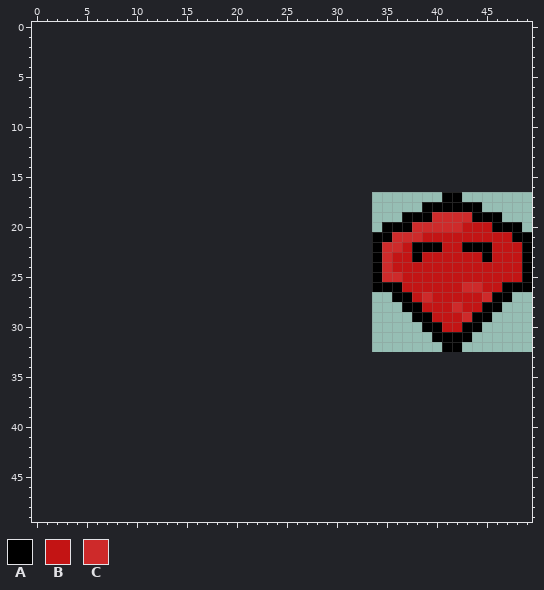
Pixel-art sprite: images/Heart.png. Above is the file before it was changed.
The file is 16x16 pixels. The old version is drawn lined up with the new one, on the new canvas.
Palette (. is transparent): A #000000  B #c31414  C #ce2a2a
Pixels before (only the part around the change), first column x 0:
 0 ..................................................
 1 ..................................................
 2 ..................................................
 3 ..................................................
 4 ..................................................
 5 ..................................................
 6 ..................................................
 7 ..................................................
 8 ..................................................
 9 ..................................................
10 ..................................................
11 ..................................................
12 ..................................................
13 ..................................................
14 ..................................................
15 ..................................................
16 ..................................................
17 .........................................AA.......
18 .......................................AAAAAA.....
19 .....................................AAACCCCAAA...
20 ...................................AAACCCCCBBBAAA.
21 ..................................AACCCBBBBBBBBBAA
22 ..................................ACCBAAABBAAABBBA
23 ..................................ACBBABBBBBBABBBA
24 ..................................ACBBBBBBBBBBBBBA
25 ..................................ACCBBBBBBBBBBBBA
26 ..................................AAABBBBBBCCBBAAA
27 ....................................AABCBBBBBCAA..
28 .....................................AABBBCBBAA...
29 ......................................AABBBCAA....
30 .......................................AABBAA.....
31 ........................................AAAA......
32 .........................................AA.......
33 ..................................................
34 ..................................................
35 ..................................................
36 ..................................................
37 ..................................................
38 ..................................................
39 ..................................................
40 ..................................................
41 ..................................................
42 ..................................................
43 ..................................................
44 ..................................................
45 ..................................................
46 ..................................................
47 ..................................................
48 ..................................................
49 ..................................................
New version:
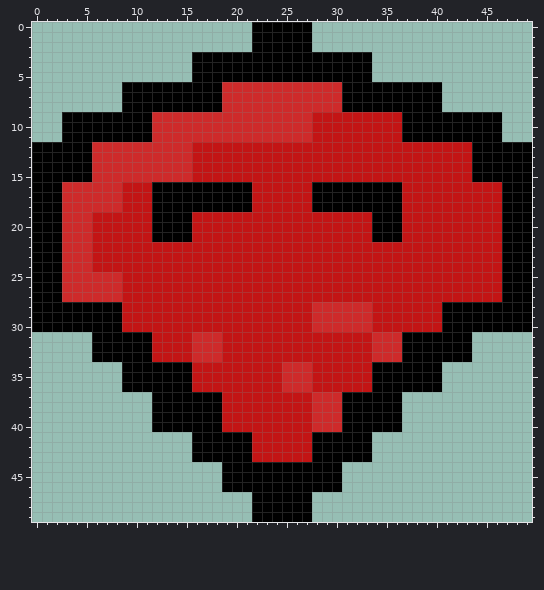
Changes in this commit:
canvas 16x16 -> 50x50, the old top-left corner now at 34,17
The author put colour A in rows 0 to 2 at x 22 to 27; in rows 3 to 5 at x 16 to 33; in rows 6 to 8 at x 9 to 18 and 31 to 40; in rows 9 to 11 at x 3 to 11 and 37 to 46; in rows 12 to 15 at x 0 to 5 and 44 to 49; in rows 16 to 18 at x 0 to 2, 12 to 21, 28 to 36 and 47 to 49.
The author put colour A in row 19 at x 0 to 2, 12 to 15, 34 to 36 and 47 to 49; in row 20 at x 0 to 2, 12 to 15, 34 and 49; in row 21 at x 0 to 2 and 12 to 15; in rows 22 to 26 at x 0 to 2; in row 27 at x 0 to 2 and 48 to 49; in row 28 at x 0 to 8 and 47 to 49.
The author put colour A in row 29 at x 0 to 8 and 46 to 49; in row 30 at x 0 to 8 and 45 to 49; in row 31 at x 6 to 11 and 37 to 39; in row 32 at x 6 to 11, 37 to 40 and 43; in row 33 at x 6 to 11 and 37 to 43; in rows 34 to 36 at x 9 to 15 and 34 to 40.
The author put colour A in rows 37 to 40 at x 12 to 18 and 31 to 36; in rows 41 to 43 at x 16 to 21 and 28 to 33; in rows 44 to 46 at x 19 to 30; in rows 47 to 49 at x 22 to 27.
Colour B becomes colour A in row 21 at x 47; in rows 22 to 25 at x 47 to 48; in row 28 at x 41 and 43 to 44; in rows 29 to 30 at x 41 to 42.
Colour C becomes colour A in row 21 at x 36; in row 28 at x 42; in row 29 at x 43.
The author put colour B in rows 9 to 11 at x 28 to 36; in rows 12 to 15 at x 16 to 43; in row 16 at x 9 to 11, 22 to 27 and 37 to 46; in row 17 at x 9 to 11, 22 to 27, 37 to 40 and 43 to 46; in row 18 at x 9 to 11, 22 to 27, 37 to 38 and 45 to 46; in rows 19 to 21 at x 6 to 11 and 16 to 33.
The author put colour B in rows 22 to 24 at x 6 to 33; in rows 25 to 26 at x 9 to 33; in row 27 at x 9 to 35; in row 28 at x 9 to 27 and 34 to 36; in row 29 at x 9 to 27 and 34 to 37; in row 30 at x 9 to 27 and 34 to 38.
The author put colour B in rows 31 to 33 at x 12 to 15 and 19 to 33; in rows 34 to 36 at x 16 to 24 and 28 to 33; in rows 37 to 40 at x 19 to 27; in rows 41 to 43 at x 22 to 27.
Colour A becomes colour B in row 17 at x 41 to 42; in row 18 at x 39 to 44; in row 19 at x 37 to 39 and 44 to 46; in row 20 at x 37 and 46; in row 22 at x 34, 38 to 40 and 43 to 45; in row 23 at x 34, 38 and 45.
Colour A becomes colour B in rows 24 to 25 at x 34; in row 26 at x 34 to 36; in row 27 at x 36 to 37 and 46; in row 28 at x 37 to 38; in row 29 at x 38 to 39; in row 30 at x 39 to 40.
Colour C becomes colour B in row 19 at x 40 to 43; in row 20 at x 38 to 42; in row 21 at x 37 to 38; in row 22 at x 35 to 36; in rows 23 to 24 at x 35; in row 25 at x 35 to 36.
Colour C becomes colour B in row 26 at x 43 to 44; in row 27 at x 39 and 45.
The author put colour C in rows 6 to 8 at x 19 to 30; in rows 9 to 11 at x 12 to 27; in rows 12 to 15 at x 6 to 15; in rows 16 to 18 at x 3 to 8; in rows 19 to 24 at x 3 to 5; in rows 25 to 27 at x 3 to 8.
The author put colour C in rows 28 to 30 at x 28 to 33; in rows 31 to 33 at x 16 to 18 and 34 to 36; in rows 34 to 36 at x 25 to 27; in rows 37 to 40 at x 28 to 30.
Pixel boxes of the changes (left, top, right, bottom) in both pictures:
changed: (32, 22, 532, 522)
